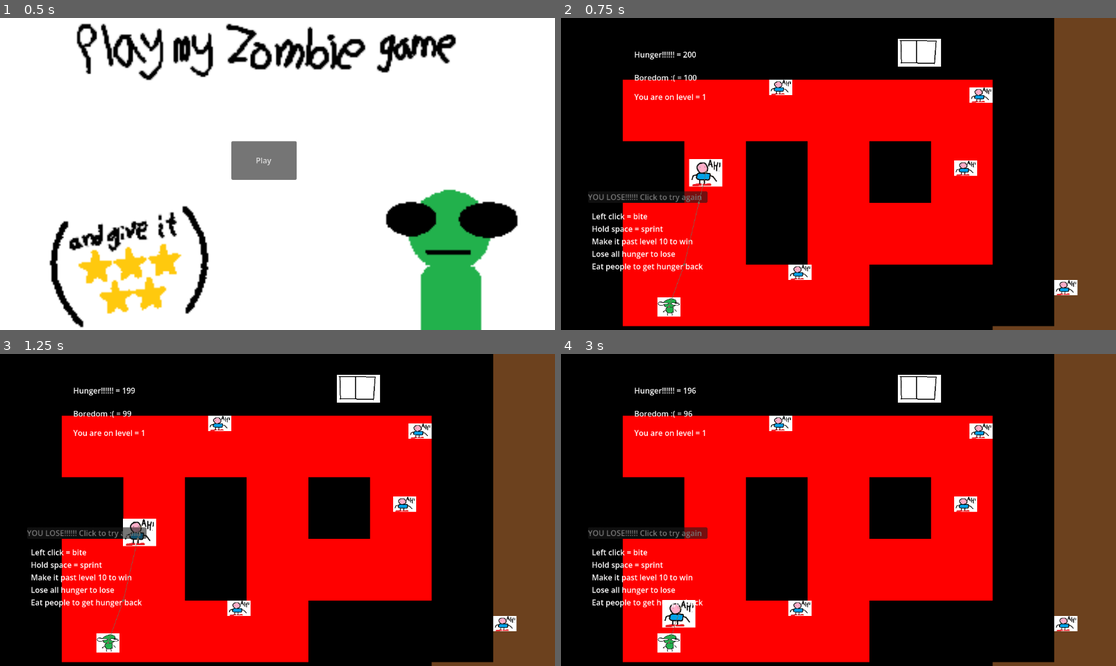
Above: before the commit, frames 1-4 (two rows, left to right).
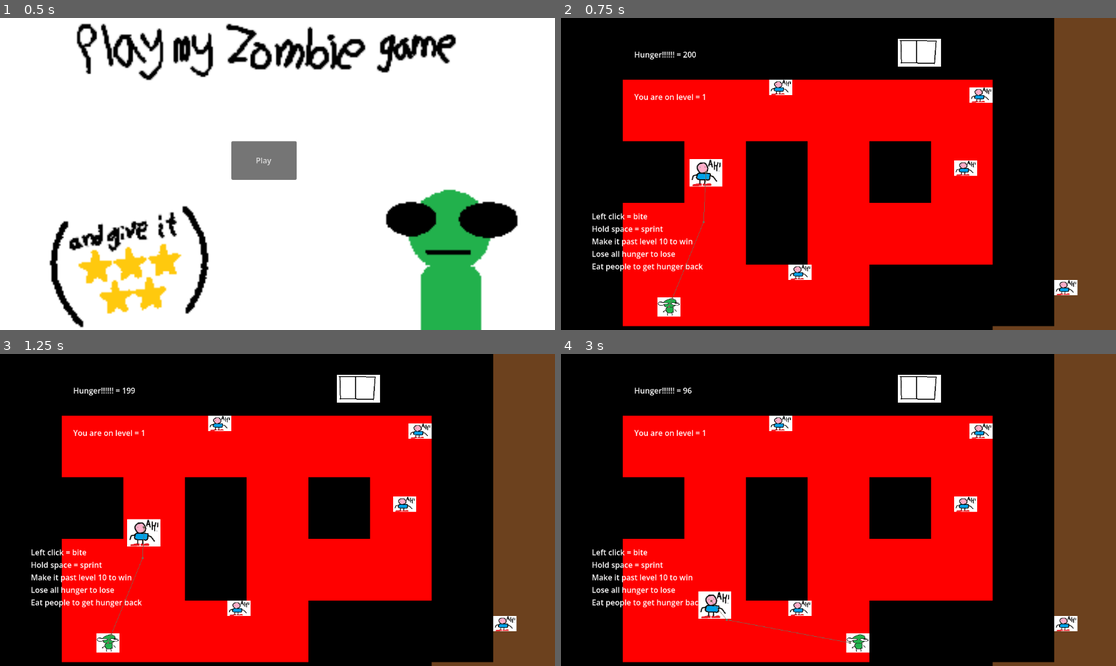
Above: after the commit, the same moments.

Repository: LoganStanger/ZombieGame
Game: Godot game, scene res://Scenes/menu.tscn
Same seed, same stepped clock (60 frames per second), same inputs: the game is played once before the commit and once after it.
Inputs (mouse positions are in pixels of both pictures, inside the frame that each line leads up to):
- Up to frame 1 (0.5 s): no input
- Up to frame 2 (0.75 s): click "Play" at 0.5 s
- Up to frame 3 (1.25 s): no input
- Up to frame 4 (3 s): click (649, 531) at 1.27 s; tap Enter (ui_accept) at 2, 2.27, 2.75 s; move the mouse to (960, 494) at 2.02 s; hold D (ZombieRight) from 2.03 s (still down); click (960, 494) at 2.1 s; tap Space (ZombieSprint) at 2.3, 2.85 s; move the mouse to (727, 525) at 2.77 s

Frame 1 is identical in both runs. In frame 2, 0.6% of the frame differs, in the area x 4-29%, y 18-92%; in frame 3, 0.8%; in frame 4, 2.1%, in the area x 4-56%, y 10-96%.
Error before the commit: Parse Error: Expected indented block after "if" block. (res://sciptQuestionMark/player.gd:53)

Commit message:
Ninteenth commit (YEHAAAA)

Diff:
--- a/Scenes/firstScene.tscn
+++ b/Scenes/firstScene.tscn
@@ -4,7 +4,6 @@
 [ext_resource type="PackedScene" uid="uid://djt5pbq7pbexk" path="res://prefabs/playertwo.tscn" id="2_j8pi6"]
 [ext_resource type="Script" uid="uid://dnwfaagu6yfp1" path="res://sciptQuestionMark/label.gd" id="3_g232c"]
 [ext_resource type="PackedScene" uid="uid://bo3refg2iqy0h" path="res://prefabs/HumanOhMyyyGodddd.tscn" id="4_c8uak"]
-[ext_resource type="Script" uid="uid://dllb6cvtfhtwr" path="res://sciptQuestionMark/boredom_bar_temp.gd" id="4_g232c"]
 [ext_resource type="Script" uid="uid://cgypf0rnfckhp" path="res://sciptQuestionMark/level_bar_temp.gd" id="7_bbrp3"]
 [ext_resource type="Texture2D" uid="uid://djygwk53ge352" path="res://Keycard.png" id="7_qv86q"]
 [ext_resource type="Script" uid="uid://co24uwmdpv1l7" path="res://sciptQuestionMark/Keycard.gd" id="8_gxyp4"]
@@ -13,6 +12,11 @@
 [ext_resource type="Script" uid="uid://dvafw25shvcgl" path="res://sciptQuestionMark/RestartButton.gd" id="11_fit5p"]
 [ext_resource type="Texture2D" uid="uid://cko5nwx6rrlq3" path="res://New Piskel-1.png.png" id="13_in11q"]
 [ext_resource type="PackedScene" uid="uid://cgk3eulw81qgo" path="res://prefabs/robot.tscn" id="25_3ukj0"]
+
+[sub_resource type="NavigationPolygon" id="NavigationPolygon_bbrp3"]
+vertices = PackedVector2Array(856, 168, 856, 472, 808, 424, 808, 216, 600, 472, 600, 424, 600, 600, 552, 552, 552, 216, 600, 216, 168, 600, 344, 552, 168, 168, 344, 216, 168, 424, 296, 424, 296, 216, 168, 216)
+polygons = Array[PackedInt32Array]([PackedInt32Array(0, 1, 2, 3), PackedInt32Array(2, 1, 4, 5), PackedInt32Array(4, 6, 7, 8), PackedInt32Array(5, 4, 8), PackedInt32Array(9, 5, 8), PackedInt32Array(7, 6, 10, 11), PackedInt32Array(12, 0, 3, 9), PackedInt32Array(12, 9, 8), PackedInt32Array(12, 8, 13), PackedInt32Array(11, 10, 14, 15), PackedInt32Array(13, 11, 15, 16), PackedInt32Array(12, 13, 16), PackedInt32Array(12, 16, 17)])
+agent_radius = 40.0
 
 [sub_resource type="NavigationPolygon" id="NavigationPolygon_8hp58"]
 vertices = PackedVector2Array(64, 64, -64, 64, -64, -64, 64, -64)
@@ -40,7 +44,10 @@
 [node name="GameManager" type="Node2D" unique_id=2083841095]
 script = ExtResource("1_bvqnw")
 
-[node name="TileMapLayer" type="TileMapLayer" parent="." unique_id=1975548686]
+[node name="NavigationRegion2D" type="NavigationRegion2D" parent="." unique_id=474971992]
+navigation_polygon = SubResource("NavigationPolygon_bbrp3")
+
+[node name="TileMapLayer" type="TileMapLayer" parent="NavigationRegion2D" unique_id=1975548686]
 tile_map_data = PackedByteArray("AAAAAAAAAAAAAAAAAAAAAAEAAAAAAAAAAAAAAAIAAAAAAAAAAAAAAAMAAAAAAAAAAAAAAAQAAAAAAAAAAAAAAA …(672 unchanged characters)…
 tile_set = SubResource("TileSet_3rxv8")
 
@@ -71,15 +78,6 @@
 offset_bottom = 87.0
 text = "Hunger!!!!!! = "
 script = ExtResource("3_g232c")
-
-[node name="BoredomBarTemp" type="Label" parent="." unique_id=1411340435]
-z_index = 5
-offset_left = 152.0
-offset_top = 112.0
-offset_right = 236.0
-offset_bottom = 135.0
-text = "Boredom :( = "
-script = ExtResource("4_g232c")
 
 [node name="LevelBarTemp" type="Label" parent="." unique_id=1957414686]
 z_index = 5
--- a/Scenes/game_manager.gd
+++ b/Scenes/game_manager.gd
@@ -6,9 +6,9 @@
 	Booyah.population = 5
 	Booyah.hunger = 200
 	Booyah.boredom = 100
-	Booyah.hungrySad = false
 	Booyah.IsDashing = false
 	Booyah.chancekeycard = 99
+	Booyah.NoMove = false
 
 # Called every frame. 'delta' is the elapsed time since the previous frame.
 func _process(_delta: float) -> void:
@@ -17,10 +17,10 @@
 		#if hunger drops below zero, brings it back up to zero and makes fail state.
 	if Booyah.hunger < 0:
 		Booyah.hunger = 0
-		Booyah.hungrySad = true
+	if Booyah.hunger == 0:
+		Booyah.NoMove = true
 
 #code to decrease hunger and boredom
 func _on_timer_timeout() -> void:
-	if Booyah.hungrySad == false:
-		Booyah.boredom -= 1
+	if Booyah.hunger != 0:
 		Booyah.hunger -= Booyah.hungerSpeed
--- a/prefabs/robot.tscn
+++ b/prefabs/robot.tscn
@@ -18,7 +18,6 @@
 
 [node name="CollisionShape2D" type="CollisionShape2D" parent="." unique_id=1657763709]
 shape = SubResource("RectangleShape2D_ld7d3")
-disabled = true
 
 [node name="Timer" type="Timer" parent="." unique_id=1748331261]
 wait_time = 0.135
--- a/sciptQuestionMark/Booyah.gd
+++ b/sciptQuestionMark/Booyah.gd
@@ -9,7 +9,6 @@
 var keycardyep = false
 var population = 5
 var chancekeycard = 99
-var hungrySad = false
 var fallingHungry = 0
 var level = 1
 var TrueDashing = false
--- a/sciptQuestionMark/RestartButton.gd
+++ b/sciptQuestionMark/RestartButton.gd
@@ -8,10 +8,10 @@
 
 # Called every frame. 'delta' is the elapsed time since the previous frame.
 func _process(_delta: float) -> void:
-	if Booyah.fallingHungry == 0:
+	if Booyah.hunger == 0 and Booyah.fallingHungry == 0:
 		show()
 
 func _on_button_pressed() -> void:
-	if Booyah.hungrySad == true and Booyah.fallingHungry == 0:
+	if Booyah.hunger == 0 and Booyah.fallingHungry == 0:
 		Booyah.level = 1
 		get_tree().change_scene_to_file("res://Scenes/menu.tscn")
--- a/sciptQuestionMark/boredom_bar_temp.gd
+++ /dev/null
@@ -1,7 +0,0 @@
-extends Label
-
-
-
-# Called every frame. 'delta' is the elapsed time since the previous frame.
-func _process(_delta: float) -> void:
-	text = "Boredom :( = " + str(Booyah.boredom)
--- a/sciptQuestionMark/player.gd
+++ b/sciptQuestionMark/player.gd
@@ -9,7 +9,7 @@
 
 # Called every frame. 'delta' is the elapsed time since the previous frame.
 func _physics_process(delta: float) -> void:
-	if Input.is_action_just_pressed("ZombieBite") and Booyah.TrueDashing == false and Booyah.hungrySad == false:
+	if Input.is_action_just_pressed("ZombieBite") and Booyah.TrueDashing == false and Booyah.NoMove == false:
 		Booyah.TrueDashing = true
 		Booyah.walk_speed -= 5000
 		Booyah.run_speed -= 5000
@@ -25,22 +25,32 @@
 		Booyah.TrueDashing = false
 	if Booyah.IsDashing and gudck:
 		Booyah.hunger += 100
-	if Booyah.hungrySad == true and Booyah.fallingHungry > 0 and Booyah.NoMove == false:
+	if Booyah.NoMove == true and Booyah.fallingHungry > 0:
 		Booyah.fallingHungry -= 400
 		var dir = Input.get_vector("ZombieLeft", "ZombieRight", "ZombieUp", "ZombieDown")
 		velocity = dir * Booyah.fallingHungry * delta
+	if Booyah.NoMove == false and Booyah.fallingHungry < Booyah.walk_speed:
+		Booyah.fallingHungry += 400
+	if Booyah.fallingHungry > Booyah.walk_speed:
+		Booyah.fallingHungry = Booyah.walk_speed
+	if Booyah.fallingHungry < 0:
+		Booyah.fallingHungry = 0
+	if Booyah.fallingHungry == 0 and Booyah.NoMove == true:
+		velocity = Vector2(0,0)
 
-	if Input.is_action_just_pressed("ZombieSprint") and IsSprinting == false and Booyah.hungrySad == false:
+
+	if Input.is_action_just_pressed("ZombieSprint") and IsSprinting == false and Booyah.NoMove == false:
 		IsSprinting = true
 		Booyah.hungerSpeed += 1
-	if Input.is_action_just_released("ZombieSprint") and IsSprinting == true and Booyah.hungrySad == false:
+	if Input.is_action_just_released("ZombieSprint") and IsSprinting == true and Booyah.NoMove == false:
 		IsSprinting = false
 		Booyah.hungerSpeed -= 1
 
-	if IsSprinting == false and Booyah.hungrySad == false and Booyah.NoMove == false:
+
+	if IsSprinting == false and Booyah.NoMove == false:
 		var dir = Input.get_vector("ZombieLeft", "ZombieRight", "ZombieUp", "ZombieDown")
 		velocity = dir * Booyah.walk_speed * delta
-	if IsSprinting == true and Booyah.hungrySad == false and Booyah.NoMove == false:
+	if IsSprinting == true and Booyah.NoMove == false:
 		var dir = Input.get_vector("ZombieLeft", "ZombieRight", "ZombieUp", "ZombieDown")
 		velocity = dir * Booyah.run_speed * delta
 
@@ -50,8 +60,8 @@
 	if Input.is_action_just_released("ZombieGangnamStyle"):
 		Booyah.NoMove = false
 
-	if Booyah.NoMove:
-
+	if Booyah.hunger == 0:
+		Booyah.NoMove = true
 
 	move_and_slide()
 
@@ -62,4 +72,5 @@
 
 func _on_logan_area_area_exited(area: Area2D) -> void:
 	if area.is_in_group("enemies") and gudck:
+		area.get_parent().gudck = false
 		gudck = false
Not shown, removed: sciptQuestionMark/boredom_bar_temp.gd.uid
